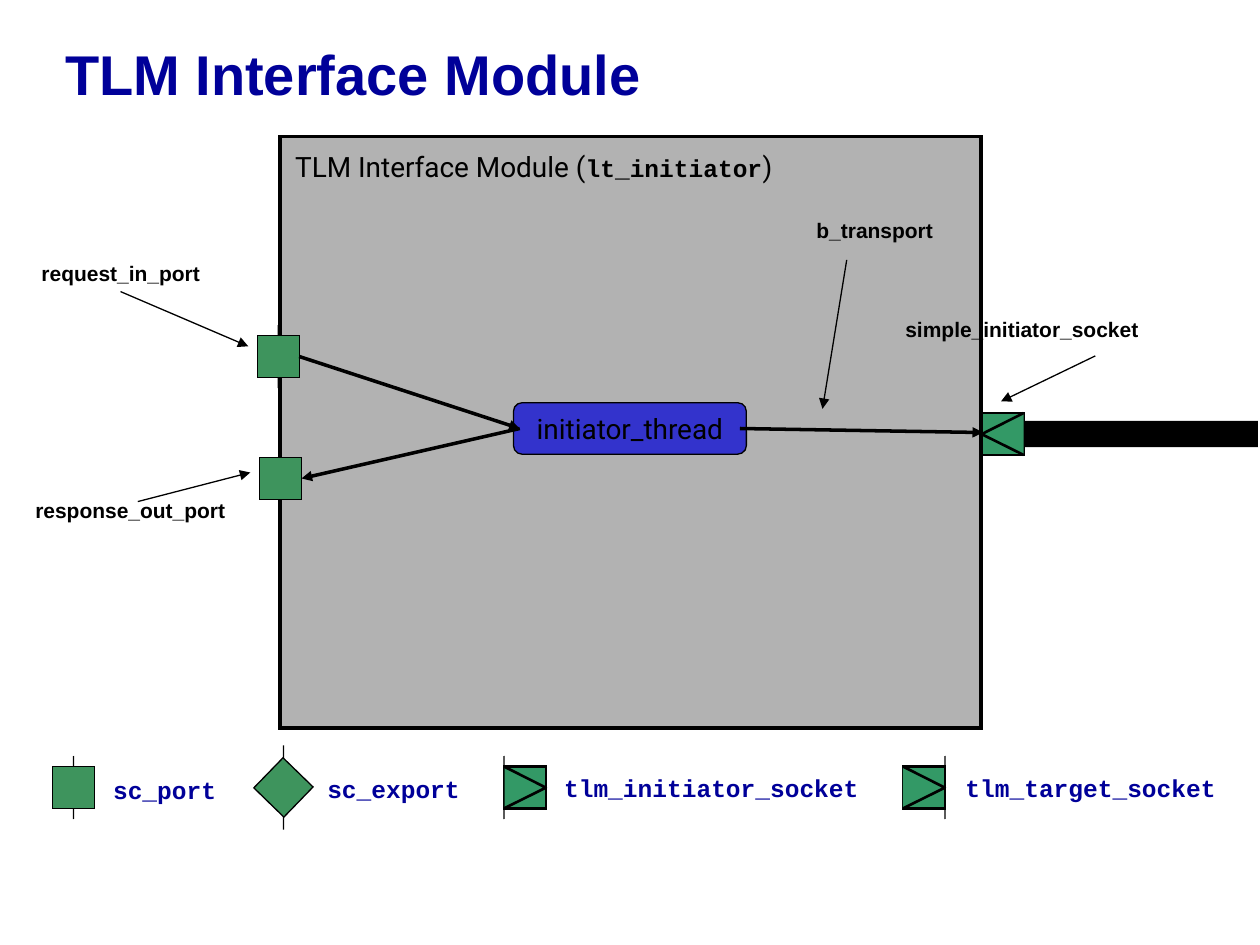
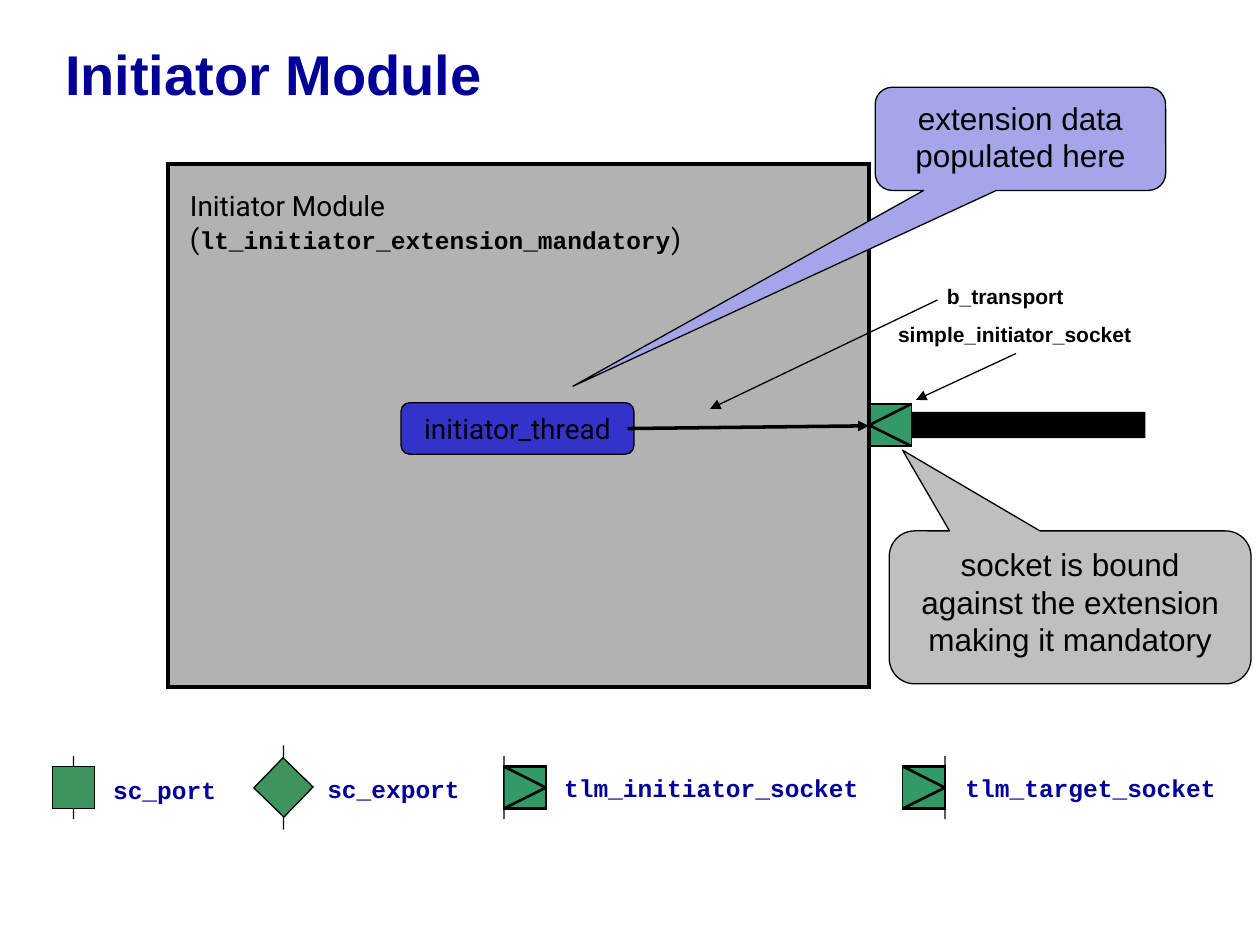
Before and after one commit to accellera-official/systemc, a slide deck: slide 7 of examples/tlm/lt_extension_mandatory/docs/lt_extension_mandatory_example.ppt (slide 8 before the commit). Drawn at 1260x945 pixels with LibreOffice and Linux fonts; fonts in the diff are those of the drawing; background and template pictures are left out. Boxes give left, top, right and bottom in pixels: in the first picture for what was removed or moved away, otherwise in the second. Text is boxed around its words. In the diff, an @@ line names an element or a change of style, - is before the commit and + after.

Commit message:
- updated extension examples PowerPoints

```diff
--- a/examples/tlm/lt_extension_mandatory/docs/lt_extension_mandatory_example.ppt
+++ b/examples/tlm/lt_extension_mandatory/docs/lt_extension_mandatory_example.ppt
@@ title at [65, 54, 482, 96]: text changed @@
-TLM Interface Module
+Initiator Module
@@ rounded speech box added at [876, 87, 1167, 190], fill #A5A5E9, outline #000000 0.74 pt, 18 pt, text #000000 @@
+extension data
+populated here
@@ rectangle: place and size @@
-rectangle at [280, 136, 980, 728]
+rectangle at [168, 164, 868, 687]
@@ text at [190, 195, 671, 254]: text changed; size 16 to 14 pt; font Roboto to Courier New; bold on @@
-TLM Interface Module (lt_initiator)
+Initiator Module (lt_initiator_extension_mandatory)
@@ text removed at [41, 265, 199, 286] @@
-request_in_port
@@ arrow removed from (121, 291) to (248, 346) @@
@@ text "b_transport": place and size @@
-text "b_transport" at [816, 223, 932, 242]
+text "b_transport" at [947, 288, 1063, 309]
@@ line removed from (278, 325) to (278, 388) @@
@@ arrow moved from (847, 260) - (823, 408) to (937, 300) - (711, 408) @@
@@ text "simple_initiator_socket": place and size @@
-text "simple_initiator_socket" at [905, 320, 1138, 341]
+text "simple_initiator_socket" at [898, 326, 1131, 346]
@@ rectangle removed at [257, 335, 299, 377] @@
@@ arrow removed from (299, 357) to (520, 428) @@
@@ arrow moved from (1095, 355) - (1000, 402) to (1016, 354) - (916, 399) @@
@@ rounded rectangle "initiator_thread": place and size @@
-rounded rectangle "initiator_thread" at [514, 403, 747, 455]
+rounded rectangle "initiator_thread" at [401, 403, 634, 455]
@@ rectangle: place and size @@
-rectangle at [982, 413, 1023, 455]
+rectangle at [869, 404, 911, 446]
@@ freeform shape: place and size @@
-freeform shape at [982, 413, 1023, 455]
+freeform shape at [869, 404, 911, 446]
@@ line removed from (281, 447) to (281, 510) @@
@@ arrow removed from (520, 428) to (301, 479) @@
@@ arrow moved from (740, 428) - (983, 432) to (627, 428) - (868, 426) @@
@@ line moved from (1257, 433) - (1014, 435) to (1145, 425) - (902, 425) @@
@@ arrow removed from (137, 501) to (251, 472) @@
@@ rectangle removed at [260, 457, 301, 499] @@
@@ text removed at [35, 501, 225, 522] @@
-response_out_port
@@ rounded speech box added at [890, 530, 1251, 683], fill #BFBFBF, outline #000000 0.74 pt, 18 pt, text #000000 @@
+socket is bound against the extension making it mandatory
```
Also in this commit, not shown: 5 other slides changed, 2 slides added, 5 slides removed, 1 other file.
